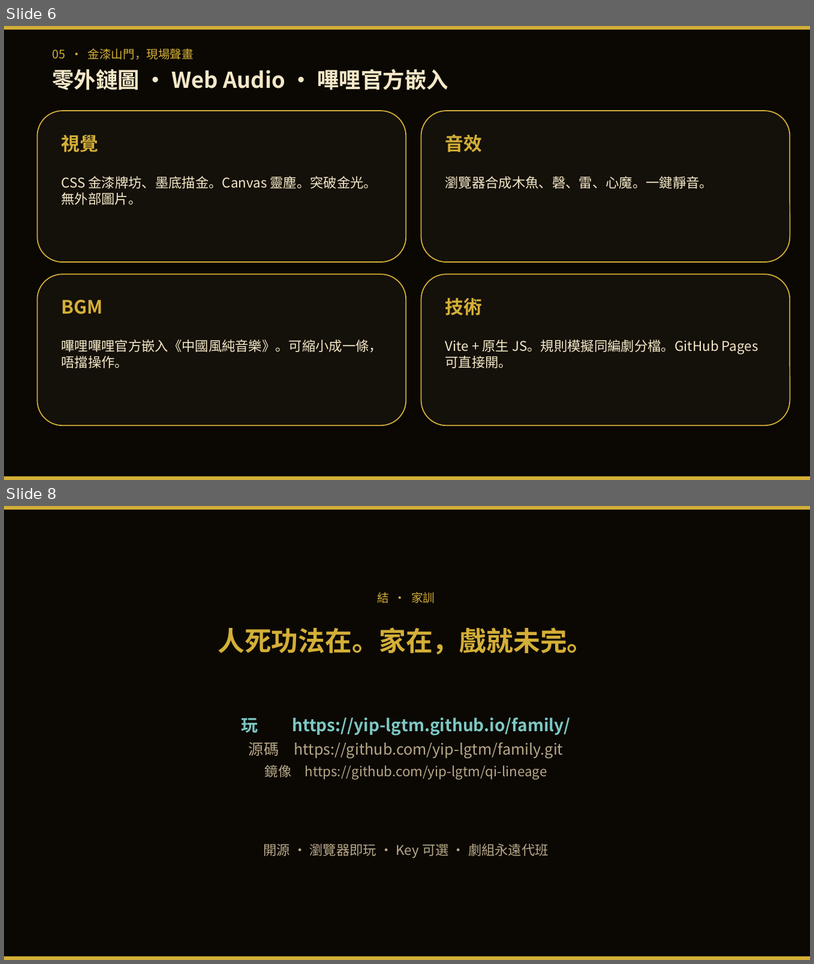
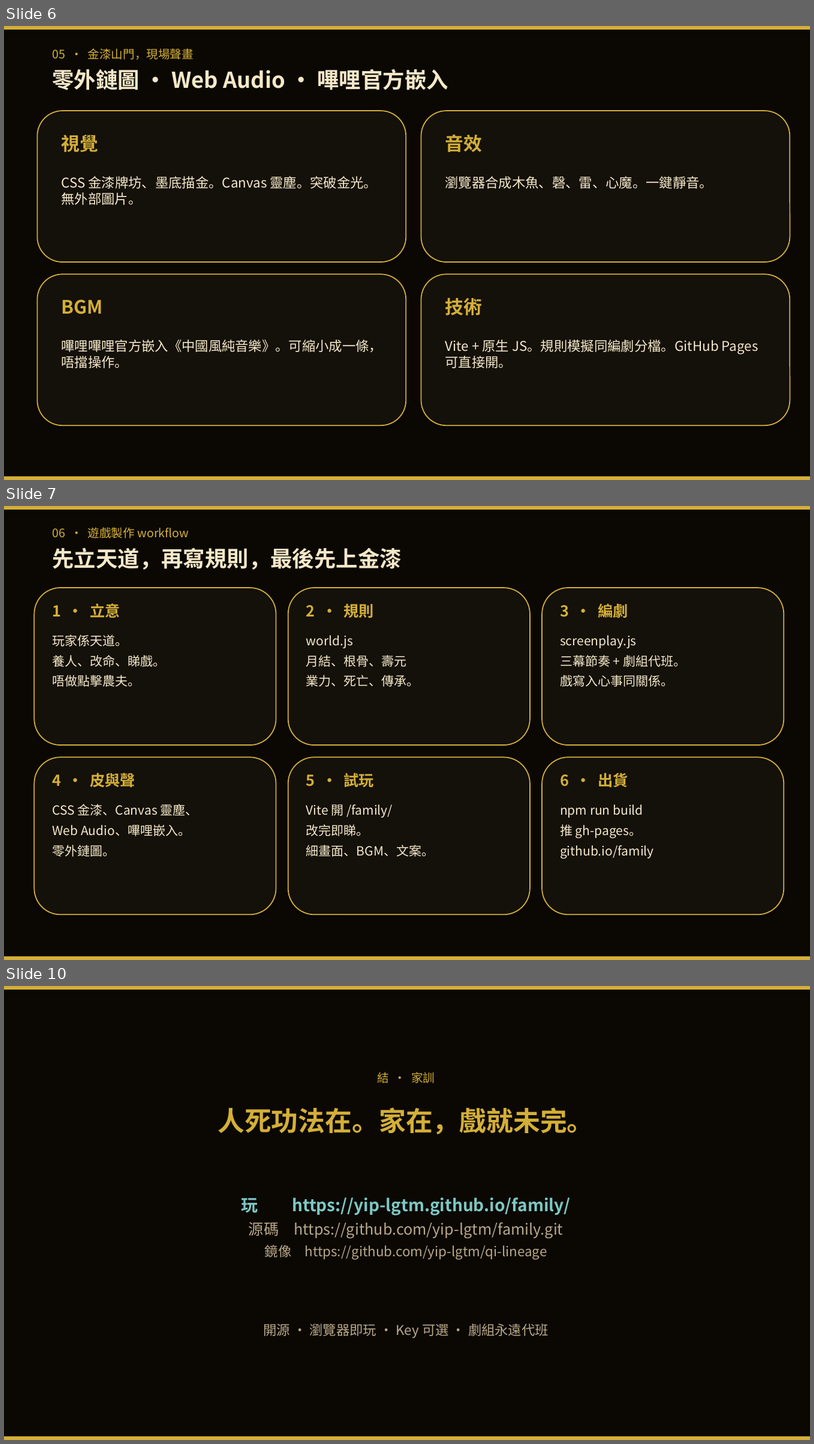
Before and after one commit to yip-lgtm/family, a slide deck: docs/青嵐世家-3分鐘簡報.pptx. Shown one above the other, each under a label of ours: slides 6 and 8 before the commit, slides 6, 7 and 10 after it; the slides between them are not shown. The pictures are 814x964 and 814x1444 pixels, drawn with LibreOffice and Linux fonts; fonts in the diff are those of the drawing. Boxes give left, top, right and bottom in pixels: in the first picture for what was removed or moved away, otherwise in the second. Text is boxed around its words. In the diff, an @@ line names an element or a change of style, - is before the commit and + after.

```diff
--- a/docs/青嵐世家-3分鐘簡報.pptx
+++ b/docs/青嵐世家-3分鐘簡報.pptx
@@ slide 7 added at (4,506,810,960), background #0B0804 @@
@@ rectangle added at (4,506,810,510), fill #D4AF37 @@
@@ text added at (52,527,402,570), 26 pt, text #F4E8C8, bold @@
+06 · 遊戲製作 workflow
+先立天道，再寫規則，最後先上金漆
@@ rounded rectangle added at (34,588,276,745), fill #14100A, outline #D4AF37 1.25 pt @@
@@ rounded rectangle added at (288,588,530,745), fill #14100A, outline #D4AF37 1.25 pt @@
@@ rounded rectangle added at (542,588,785,745), fill #14100A, outline #D4AF37 1.25 pt @@
@@ text added at (52,603,120,618), 18 pt, text #D4AF37, bold @@
+1 · 立意
@@ text added at (306,604,374,618), 18 pt, text #D4AF37, bold @@
+2 · 規則
@@ text added at (560,604,628,618), 18 pt, text #D4AF37, bold @@
+3 · 編劇
@@ text added at (52,634,165,687), 15 pt, text #F4E8C8 @@
+玩家係天道。
+養人、改命、睇戲。
+唔做點擊農夫。
@@ text added at (306,635,420,687), 15 pt, text #F4E8C8 @@
+world.js
+月結、根骨、壽元
+業力、死亡、傳承。
@@ text added at (560,635,686,687), 15 pt, text #F4E8C8 @@
+screenplay.js
+三幕節奏 + 劇組代班。
+戲寫入心事同關係。
@@ rounded rectangle added at (34,757,276,915), fill #14100A, outline #D4AF37 1.25 pt @@
@@ rounded rectangle added at (288,757,530,915), fill #14100A, outline #D4AF37 1.25 pt @@
@@ rounded rectangle added at (542,757,785,915), fill #14100A, outline #D4AF37 1.25 pt @@
@@ text added at (52,772,135,787), 18 pt, text #D4AF37, bold @@
+4 · 皮與聲
@@ text added at (306,772,374,787), 18 pt, text #D4AF37, bold @@
+5 · 試玩
@@ text added at (560,772,628,787), 18 pt, text #D4AF37, bold @@
+6 · 出貨
@@ text added at (52,804,198,856), 15 pt, text #F4E8C8 @@
+CSS 金漆、Canvas 靈塵、
+Web Audio、嗶哩嵌入。
+零外鏈圖。
@@ text added at (306,804,434,856), 15 pt, text #F4E8C8 @@
+Vite 開 /family/
+改完即睇。
+細畫面、BGM、文案。
@@ text added at (560,804,654,858), 15 pt, text #F4E8C8 @@
+npm run build
+推 gh-pages。
+github.io/family
@@ rectangle added at (4,956,810,960), fill #D4AF37 @@
@@ what was slide 8 is now slide 10 @@
```
Also in this commit, not shown: 2 slides changed, 1 other slide added, 3 other files.
